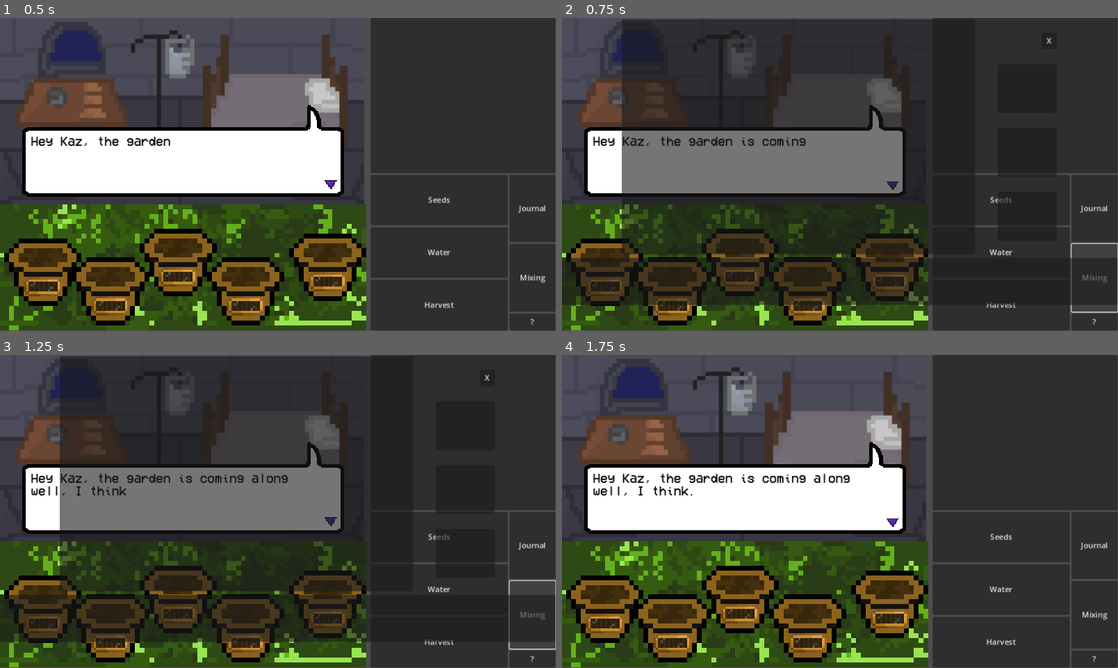
Above: before the commit, frames 1-4 (two rows, left to right).
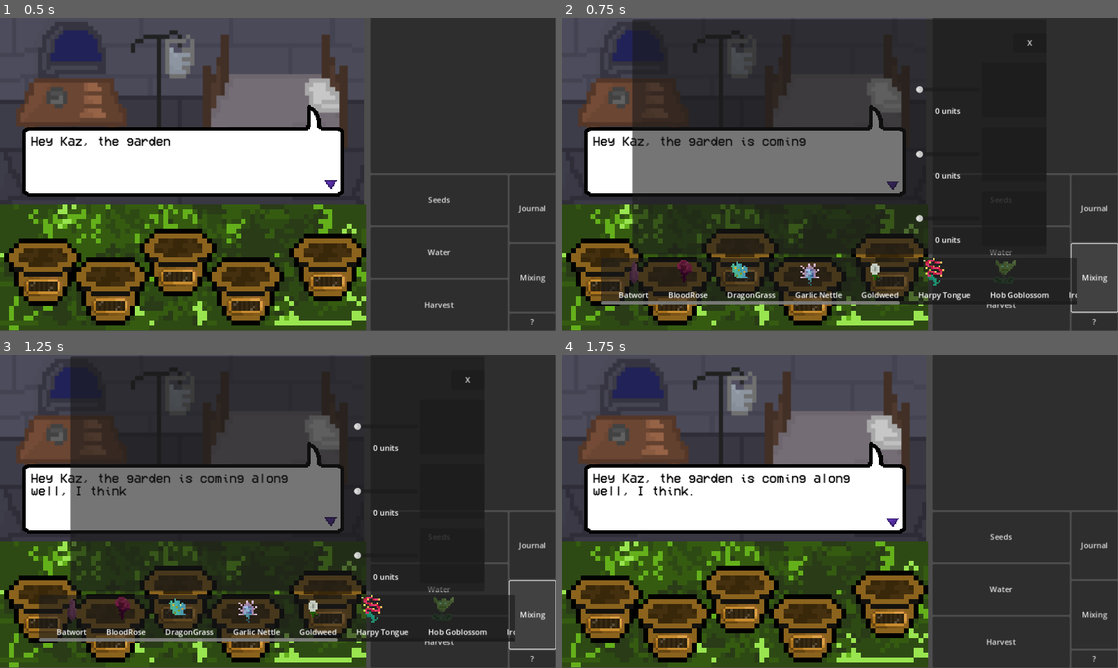
Above: after the commit, the same moments.

Repository: Chasmessian/Shadow-Alchemy
Game: Godot game, scene res://world.tscn
Same seed, same stepped clock (60 frames per second), same inputs: the game is played once before the commit and once after it.
Inputs:
- Up to frame 1 (0.5 s): no input
- Up to frame 2 (0.75 s): click "Mixing" at 0.5 s
- Up to frame 3 (1.25 s): no input
- Up to frame 4 (1.75 s): click "X" at 1.25 s

Frame 1 is identical in both runs. In frame 2, 4.4% of the frame differs, in the area x 0-99%, y 0-92%; in frame 3, 4.4%; in frame 4, nothing differs.

Commit message:
drag 'n drop in mixing scene

Diff:
--- a/Potion.gd
+++ b/Potion.gd
@@ -1,6 +1,8 @@
+class_name Potion
 extends Node
-var ingredients = {} #ingredients as keys, dose amounts as values
+var ingredients = []
+var doses = []
 func contains(ingredient):
-	if(ingredient in ingredients.keys()):
+	if(ingredient in ingredients):
 		return true
 	return false
--- a/UI/MixingScene/Mixing.gd
+++ b/UI/MixingScene/Mixing.gd
@@ -1,21 +1,26 @@
 extends Node2D
 var itemSlotScene = preload("res://UI/MixingScene/itemSlot.tscn")
-@onready var inventoryControl = $VBoxContainer/PanelContainer/ScrollContainer/Inventory
+@onready var inventoryControl = $VBoxContainer/InventoryHbox/PanelContainer/ScrollContainer/Inventory
+var draggedIngredient = null
+var draggedSlot = null
+@export var draggedScene : PackedScene
+@onready var ingredientSlots = [$"VBoxContainer/HBoxContainer/Mixing Panel/HBoxContainer/Slots/Mixing Slot",$"VBoxContainer/HBoxContainer/Mixing Panel/HBoxContainer/Slots/Mixing Slot2", $"VBoxContainer/HBoxContainer/Mixing Panel/HBoxContainer/Slots/Mixing Slot3"]
+
 func _ready():
 	#testing purposes
 
-	#Inventory.add(Batwort, 5)
-	#Inventory.add(BloodRose, 5)
-	#Inventory.add(DragonGrass, 5)
-	#Inventory.add(GarlicNettle, 5)
-	#Inventory.add(GoldWeed,5)
-	#Inventory.add(HarpyTongue,5)
-	#Inventory.add(HobGoblossom,5)
-	#Inventory.add(Iron,5)
-	#Inventory.add(NorthernFang,5)
-	#Inventory.add(Potato,5)
-	#Inventory.add(ShadowWood,5)
-	#Inventory.add(Silverleaf,5)
+	Inventory.add(Batwort, 1)
+	Inventory.add(BloodRose, 5)
+	Inventory.add(DragonGrass, 5)
+	Inventory.add(GarlicNettle, 5)
+	Inventory.add(GoldWeed,5)
+	Inventory.add(HarpyTongue,5)
+	Inventory.add(HobGoblossom,5)
+	Inventory.add(Iron,5)
+	Inventory.add(NorthernFang,5)
+	Inventory.add(Potato,5)
+	Inventory.add(ShadowWood,5)
+	Inventory.add(Silverleaf,5)
 
 
 
@@ -30,10 +35,40 @@
 		if(Inventory.storage[i]!=0):
 			var slot = itemSlotScene.instantiate()
 			slot.ingredient = i
-			print(i)
+			#print(i)
+			slot.drag.connect(drag)
 			inventoryControl.add_child(slot)
 			inventoryControl.add_child(load("res://UI/MixingScene/spacing.tscn").instantiate())
 
 
 func closeMenu():
 	World.instance.closeMenu()
+
+func drag(slot):
+	#print("DRAGGING")
+	#print(slot)
+	draggedSlot = slot
+	draggedIngredient = draggedScene.instantiate()
+	var newIngredient = slot.ingredient.new()
+	draggedIngredient.texture = newIngredient.texture
+	add_child(draggedIngredient)
+	draggedIngredient.dropped.connect(droppedDrag)
+
+func droppedDrag(node):
+	for i in ingredientSlots:
+		if(i.mouseInside):
+			i.dropIngredient(draggedSlot.ingredient)
+			node.queue_free()
+			draggedSlot.consumed()
+			return true
+	cancelDrag(node)
+	return false
+
+func cancelDrag(node):
+	#print(draggedSlot)
+	node.queue_free()
+	draggedSlot.cancelDrag()
+	draggedIngredient = null
+
+func drop(ingredient):
+	pass
--- a/UI/MixingScene/Mixing.tscn
+++ b/UI/MixingScene/Mixing.tscn
@@ -1,13 +1,17 @@
-[gd_scene load_steps=2 format=3 uid="uid://4fymu0qnsaxb"]
+[gd_scene load_steps=4 format=3 uid="uid://4fymu0qnsaxb"]
 
 [ext_resource type="Script" path="res://UI/MixingScene/Mixing.gd" id="1_p404o"]
+[ext_resource type="PackedScene" uid="uid://bm1wqssj1xhiv" path="res://UI/MixingScene/mixing_slot.tscn" id="2_3agj5"]
+[ext_resource type="PackedScene" uid="uid://csv8nc7vi11eo" path="res://UI/MixingScene/draggedItem.tscn" id="2_yvq50"]
 
 [node name="Mixing" type="Node2D"]
 script = ExtResource("1_p404o")
+draggedScene = ExtResource("2_yvq50")
 
 [node name="VBoxContainer" type="VBoxContainer" parent="."]
 offset_right = 1152.0
 offset_bottom = 648.0
+mouse_filter = 2
 
 [node name="Spacing4" type="Control" parent="VBoxContainer"]
 layout_mode = 2
@@ -22,79 +26,80 @@
 layout_mode = 2
 size_flags_horizontal = 3
 
-[node name="PanelContainer" type="PanelContainer" parent="VBoxContainer/HBoxContainer"]
+[node name="Mixing Panel" type="PanelContainer" parent="VBoxContainer/HBoxContainer"]
 layout_mode = 2
 size_flags_horizontal = 3
 size_flags_vertical = 3
 size_flags_stretch_ratio = 6.0
 
-[node name="Spacing2" type="Control" parent="VBoxContainer/HBoxContainer"]
+[node name="HBoxContainer" type="HBoxContainer" parent="VBoxContainer/HBoxContainer/Mixing Panel"]
+layout_mode = 2
+
+[node name="Spacing" type="Control" parent="VBoxContainer/HBoxContainer/Mixing Panel/HBoxContainer"]
 layout_mode = 2
 size_flags_horizontal = 3
-size_flags_stretch_ratio = 0.32
+size_flags_stretch_ratio = 6.03
 
-[node name="side buttons" type="VBoxContainer" parent="VBoxContainer/HBoxContainer"]
+[node name="Slots" type="VBoxContainer" parent="VBoxContainer/HBoxContainer/Mixing Panel/HBoxContainer"]
 layout_mode = 2
 size_flags_horizontal = 3
+size_flags_stretch_ratio = 2.8
 
-[node name="Spacing8" type="Control" parent="VBoxContainer/HBoxContainer/side buttons"]
+[node name="Spacing8" type="Control" parent="VBoxContainer/HBoxContainer/Mixing Panel/HBoxContainer/Slots"]
 layout_mode = 2
 size_flags_horizontal = 3
 size_flags_vertical = 3
 size_flags_stretch_ratio = 0.23
 
-[node name="Exit Button" type="HBoxContainer" parent="VBoxContainer/HBoxContainer/side buttons"]
+[node name="Exit Button" type="HBoxContainer" parent="VBoxContainer/HBoxContainer/Mixing Panel/HBoxContainer/Slots"]
 layout_mode = 2
 size_flags_vertical = 3
 size_flags_stretch_ratio = 0.35
 
-[node name="Spacing8" type="Control" parent="VBoxContainer/HBoxContainer/side buttons/Exit Button"]
+[node name="Spacing8" type="Control" parent="VBoxContainer/HBoxContainer/Mixing Panel/HBoxContainer/Slots/Exit Button"]
 layout_mode = 2
 size_flags_horizontal = 3
 size_flags_vertical = 3
 size_flags_stretch_ratio = 0.58
 
-[node name="Exit" type="Button" parent="VBoxContainer/HBoxContainer/side buttons/Exit Button"]
+[node name="Exit" type="Button" parent="VBoxContainer/HBoxContainer/Mixing Panel/HBoxContainer/Slots/Exit Button"]
 layout_mode = 2
 size_flags_horizontal = 3
 size_flags_stretch_ratio = 0.2
 text = "X"
 
-[node name="Spacing6" type="Control" parent="VBoxContainer/HBoxContainer/side buttons"]
+[node name="Spacing6" type="Control" parent="VBoxContainer/HBoxContainer/Mixing Panel/HBoxContainer/Slots"]
 layout_mode = 2
 size_flags_horizontal = 3
 size_flags_vertical = 3
-size_flags_stretch_ratio = 0.23
+size_flags_stretch_ratio = 0.11
 
-[node name="Button" type="Button" parent="VBoxContainer/HBoxContainer/side buttons"]
+[node name="Mixing Slot" parent="VBoxContainer/HBoxContainer/Mixing Panel/HBoxContainer/Slots" instance=ExtResource("2_3agj5")]
 layout_mode = 2
-size_flags_vertical = 3
 
-[node name="Spacing3" type="Control" parent="VBoxContainer/HBoxContainer/side buttons"]
+[node name="Spacing3" type="Control" parent="VBoxContainer/HBoxContainer/Mixing Panel/HBoxContainer/Slots"]
 layout_mode = 2
 size_flags_horizontal = 3
 size_flags_vertical = 3
-size_flags_stretch_ratio = 0.23
+size_flags_stretch_ratio = 0.11
 
-[node name="Button2" type="Button" parent="VBoxContainer/HBoxContainer/side buttons"]
+[node name="Mixing Slot2" parent="VBoxContainer/HBoxContainer/Mixing Panel/HBoxContainer/Slots" instance=ExtResource("2_3agj5")]
 layout_mode = 2
-size_flags_vertical = 3
 
-[node name="Spacing4" type="Control" parent="VBoxContainer/HBoxContainer/side buttons"]
+[node name="Spacing4" type="Control" parent="VBoxContainer/HBoxContainer/Mixing Panel/HBoxContainer/Slots"]
 layout_mode = 2
 size_flags_horizontal = 3
 size_flags_vertical = 3
-size_flags_stretch_ratio = 0.23
+size_flags_stretch_ratio = 0.11
 
-[node name="Button3" type="Button" parent="VBoxContainer/HBoxContainer/side buttons"]
+[node name="Mixing Slot3" parent="VBoxContainer/HBoxContainer/Mixing Panel/HBoxContainer/Slots" instance=ExtResource("2_3agj5")]
 layout_mode = 2
-size_flags_vertical = 3
 
-[node name="Spacing7" type="Control" parent="VBoxContainer/HBoxContainer/side buttons"]
+[node name="Spacing7" type="Control" parent="VBoxContainer/HBoxContainer/Mixing Panel/HBoxContainer/Slots"]
 layout_mode = 2
 size_flags_horizontal = 3
 size_flags_vertical = 3
-size_flags_stretch_ratio = 0.23
+size_flags_stretch_ratio = 0.11
 
 [node name="Spacing3" type="Control" parent="VBoxContainer/HBoxContainer"]
 layout_mode = 2
@@ -104,24 +109,44 @@
 layout_mode = 2
 size_flags_stretch_ratio = 0.5
 
-[node name="PanelContainer" type="PanelContainer" parent="VBoxContainer"]
+[node name="InventoryHbox" type="HBoxContainer" parent="VBoxContainer"]
 layout_mode = 2
 size_flags_vertical = 3
 
-[node name="ScrollContainer" type="ScrollContainer" parent="VBoxContainer/PanelContainer"]
+[node name="Spacing2" type="Control" parent="VBoxContainer/InventoryHbox"]
+clip_contents = true
+layout_mode = 2
+size_flags_horizontal = 3
+size_flags_stretch_ratio = 0.08
+
+[node name="PanelContainer" type="PanelContainer" parent="VBoxContainer/InventoryHbox"]
+clip_contents = true
+layout_mode = 2
+size_flags_horizontal = 3
+size_flags_vertical = 3
+mouse_filter = 2
+
+[node name="ScrollContainer" type="ScrollContainer" parent="VBoxContainer/InventoryHbox/PanelContainer"]
 clip_contents = false
 layout_mode = 2
 size_flags_vertical = 3
 vertical_scroll_mode = 0
 
-[node name="Inventory" type="HBoxContainer" parent="VBoxContainer/PanelContainer/ScrollContainer"]
+[node name="Inventory" type="HBoxContainer" parent="VBoxContainer/InventoryHbox/PanelContainer/ScrollContainer"]
+clip_contents = true
 layout_mode = 2
 size_flags_horizontal = 3
 size_flags_vertical = 3
+
+[node name="Spacing3" type="Control" parent="VBoxContainer/InventoryHbox"]
+clip_contents = true
+layout_mode = 2
+size_flags_horizontal = 3
+size_flags_stretch_ratio = 0.08
 
 [node name="Spacing3" type="Control" parent="VBoxContainer"]
 layout_mode = 2
 size_flags_vertical = 3
 size_flags_stretch_ratio = 0.5
 
-[connection signal="pressed" from="VBoxContainer/HBoxContainer/side buttons/Exit Button/Exit" to="." method="closeMenu"]
+[connection signal="pressed" from="VBoxContainer/HBoxContainer/Mixing Panel/HBoxContainer/Slots/Exit Button/Exit" to="." method="closeMenu"]
--- /dev/null
+++ b/UI/MixingScene/draggedItem.gd
@@ -0,0 +1,7 @@
+extends TextureRect
+signal dropped(myself)
+func _process(delta):
+	position = get_global_mouse_position()
+	position += Vector2(-45,-45)
+	if(Input.is_action_just_released("click")):
+		dropped.emit(self)
--- /dev/null
+++ b/UI/MixingScene/draggedItem.tscn
@@ -0,0 +1,20 @@
+[gd_scene load_steps=3 format=3 uid="uid://csv8nc7vi11eo"]
+
+[ext_resource type="Texture2D" uid="uid://b0i7oipxd0pj6" path="res://Ingredients/Dragongrass/DragonGrass.tres" id="1_q1xyw"]
+[ext_resource type="Script" path="res://UI/MixingScene/draggedItem.gd" id="2_pi8lm"]
+
+[node name="Texture" type="TextureRect"]
+texture_filter = 1
+anchors_preset = 15
+anchor_right = 1.0
+anchor_bottom = 1.0
+grow_horizontal = 2
+grow_vertical = 2
+rotation = 0.0610865
+scale = Vector2(6, 6)
+size_flags_horizontal = 3
+size_flags_vertical = 3
+mouse_filter = 2
+texture = ExtResource("1_q1xyw")
+stretch_mode = 4
+script = ExtResource("2_pi8lm")
--- a/UI/MixingScene/itemSlot.gd
+++ b/UI/MixingScene/itemSlot.gd
@@ -1,6 +1,22 @@
 extends VBoxContainer
 @export var ingredient : Script = null
+signal drag(ingred)
 func _ready():
 	var ingredientMade = ingredient.new()
 	$TextureRect.texture = ingredientMade.texture
 	$RichTextLabel.text = ingredientMade.label
+func _process(delta):
+	if(ingredient in Inventory.storage.keys()):
+		if(Inventory.storage[ingredient]<=0):
+			queue_free()
+
+
+func _on_gui_input(event):
+	if(Input.is_action_just_pressed("click")):
+		drag.emit(self)
+		if(Inventory.storage[ingredient]==1):
+			hide()
+func cancelDrag():
+	visible = true
+func consumed():
+	Inventory.storage[ingredient]-=1
--- a/UI/MixingScene/itemSlot.tscn
+++ b/UI/MixingScene/itemSlot.tscn
@@ -21,3 +21,5 @@
 [node name="RichTextLabel" type="Label" parent="."]
 layout_mode = 2
 text = "ITEM"
+
+[connection signal="gui_input" from="." to="." method="_on_gui_input"]
--- /dev/null
+++ b/UI/MixingScene/mixing_slot.gd
@@ -0,0 +1,30 @@
+extends HBoxContainer
+var storedIngredient = null
+var currentAmount = 0
+var mouseInside : bool = false
+func dropIngredient(ingredient):
+	print(ingredient)
+	storedIngredient = ingredient
+	var made = ingredient.new()
+	$Panel/TextureRect.texture = made.texture
+func clearIngredient():
+	pass
+func _process(delta):
+	print(mouseInside)
+	if(storedIngredient == null):
+		return
+	if(storedIngredient in Inventory.storage.keys()):
+		$"Dose Slider".max_value = Inventory.storage[storedIngredient]
+
+func _on_dose_slider_value_changed(value):
+	$"Dose Slider/Label".text = str(value) + " units"
+	if(storedIngredient in Inventory.storage.keys()):
+		Inventory.storage[storedIngredient] += currentAmount-value
+		currentAmount = value
+
+
+func _on_panel_mouse_entered():
+	mouseInside = true
+
+func _on_panel_mouse_exited():
+	mouseInside = false
--- /dev/null
+++ b/UI/MixingScene/mixing_slot.tscn
@@ -0,0 +1,47 @@
+[gd_scene load_steps=2 format=3 uid="uid://bm1wqssj1xhiv"]
+
+[ext_resource type="Script" path="res://UI/MixingScene/mixing_slot.gd" id="1_1nfvx"]
+
+[node name="Mixing Slot" type="HBoxContainer"]
+offset_right = 152.0
+offset_bottom = 116.0
+size_flags_horizontal = 3
+size_flags_vertical = 3
+script = ExtResource("1_1nfvx")
+
+[node name="Dose Slider" type="HSlider" parent="."]
+layout_mode = 2
+size_flags_horizontal = 3
+size_flags_vertical = 1
+min_value = 1.0
+value = 1.0
+ticks_on_borders = true
+
+[node name="Label" type="Label" parent="Dose Slider"]
+layout_mode = 1
+anchors_preset = 7
+anchor_left = 0.5
+anchor_top = 1.0
+anchor_right = 0.5
+anchor_bottom = 1.0
+offset_left = -20.0
+offset_top = -23.0
+offset_right = 20.0
+grow_horizontal = 2
+grow_vertical = 0
+text = "0 units
+"
+
+[node name="Panel" type="PanelContainer" parent="."]
+layout_mode = 2
+size_flags_horizontal = 3
+
+[node name="TextureRect" type="TextureRect" parent="Panel"]
+texture_filter = 1
+layout_mode = 2
+expand_mode = 1
+stretch_mode = 5
+
+[connection signal="value_changed" from="Dose Slider" to="." method="_on_dose_slider_value_changed"]
+[connection signal="mouse_entered" from="Panel" to="." method="_on_panel_mouse_entered"]
+[connection signal="mouse_exited" from="Panel" to="." method="_on_panel_mouse_exited"]
--- a/inventory.gd
+++ b/inventory.gd
@@ -8,6 +8,7 @@
 		storage[ingredient]+=amount
 	else:
 		storage[ingredient]=amount
+
 static func remove(ingredient, amount): #returns true if can, false if can't
 	if(ingredient in storage.keys()):
 		if(storage[ingredient]>=amount):
--- a/project.godot
+++ b/project.godot
@@ -18,3 +18,16 @@
 [display]
 
 window/stretch/mode="canvas_items"
+
+[input]
+
+click={
+"deadzone": 0.5,
+"events": [Object(InputEventMouseButton,"resource_local_to_scene":false,"resource_name":"","device":-1,"window_id":0,"alt_pressed":false,"shift_pressed":false,"ctrl_pressed":false,"meta_pressed":false,"button_mask":1,"position":Vector2(147, 19),"global_position":Vector2(151, 60),"factor":1.0,"button_index":1,"canceled":false,"pressed":true,"double_click":false,"script":null)
+]
+}
+"right click"={
+"deadzone": 0.5,
+"events": [Object(InputEventMouseButton,"resource_local_to_scene":false,"resource_name":"","device":-1,"window_id":0,"alt_pressed":false,"shift_pressed":false,"ctrl_pressed":false,"meta_pressed":false,"button_mask":2,"position":Vector2(130, 1),"global_position":Vector2(134, 42),"factor":1.0,"button_index":2,"canceled":false,"pressed":true,"double_click":false,"script":null)
+]
+}
Not shown, added: UI/MixingScene/dra3707.tmp
